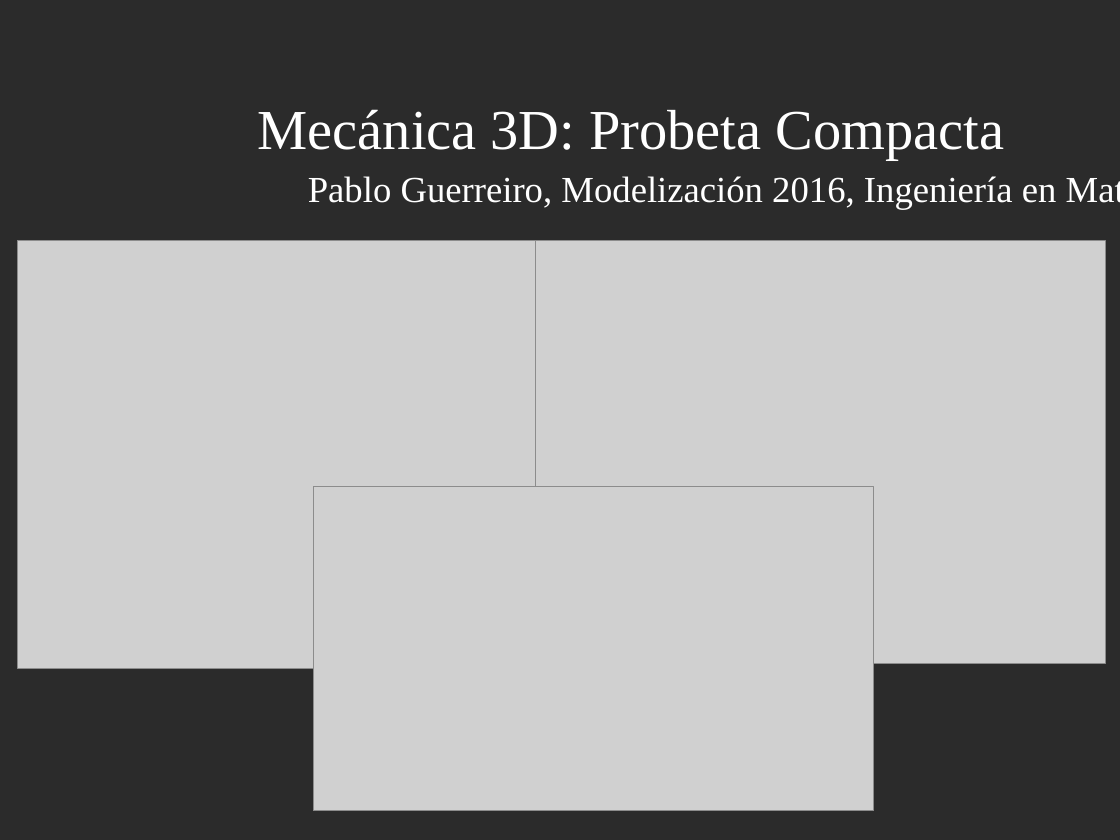
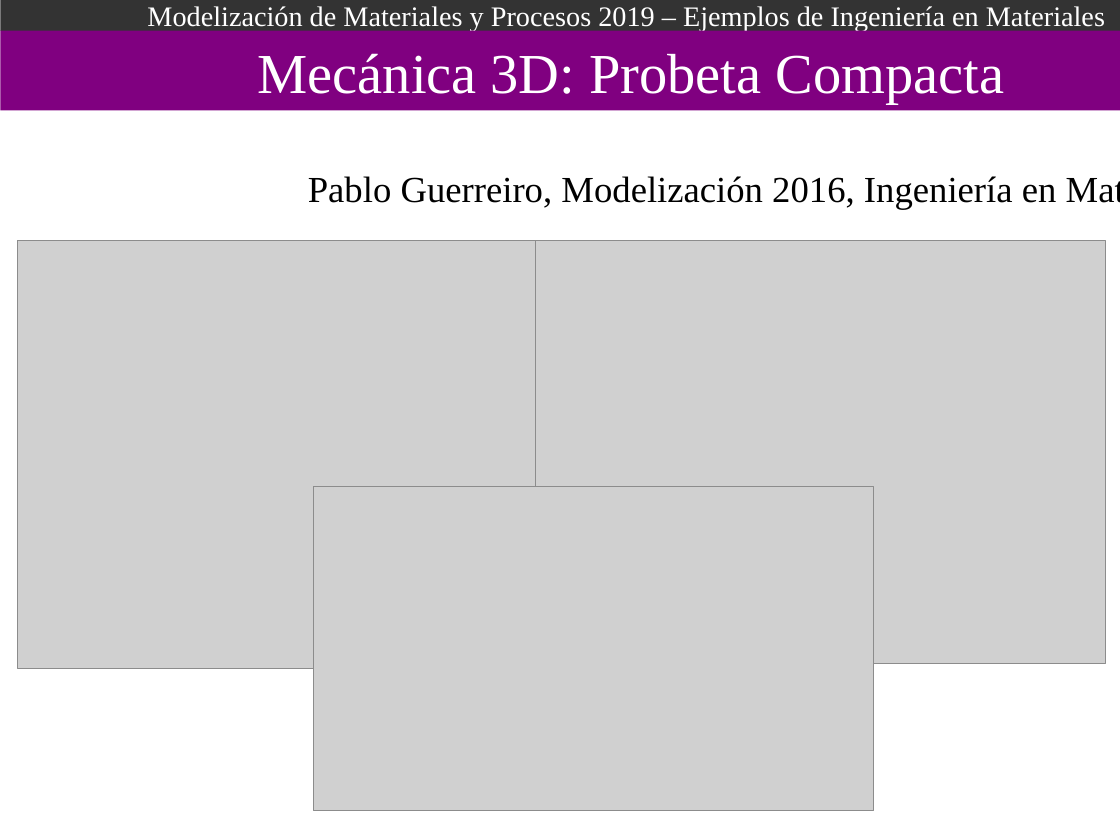
Before and after one commit to Modelizacion-de-Materiales/ModelizacionApuntesPresentaciones, a slide deck: slide 8 of 006-EjemplosIngenieria/Ejemplos_De_Ingenieria.odp. Drawn at 1120x840 pixels with LibreOffice and Linux fonts; fonts in the diff are those of the drawing; grey boxes stand for pictures; background and template pictures are left out; a plain dark background stands for a picture behind light text. Boxes give left, top, right and bottom in pixels: in the first picture for what was removed or moved away, otherwise in the second. Text is boxed around its words. In the diff, an @@ line names an element or a change of style, - is before the commit and + after.

```diff
--- a/006-EjemplosIngenieria/Ejemplos_De_Ingenieria.odp
+++ b/006-EjemplosIngenieria/Ejemplos_De_Ingenieria.odp
@@ background picture (left out) to #FFFFFF @@
@@ rectangle added at [0,0,1120,32], fill #333333, 20 pt, text #FFFFFF @@
+Modelización de Materiales y Procesos 2019 – Ejemplos de Ingeniería en Materiales
@@ rectangle added at [0,30,1120,111], fill #800080 @@
@@ text "Mecánica 3D: Probeta Compacta": place and size @@
-text "Mecánica 3D: Probeta Compacta" at [258,109,1004,159]
+text "Mecánica 3D: Probeta Compacta" at [258,53,1004,103]
@@ text "Pablo Guerreiro, Modelización 2016, Ingeniería ..." at [308,176,1057,210]: text colour #FFFFFF to #000000 @@
```
Also in this commit, not shown: 11 other slides changed, 1 slide added.
